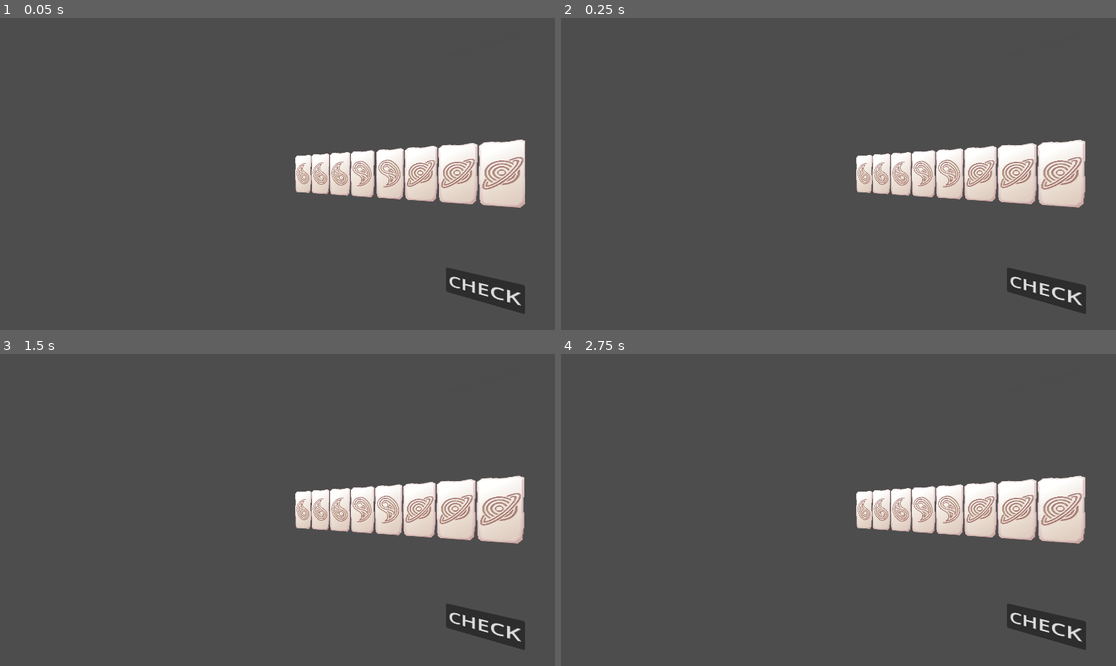
Above: before the commit, frames 1-4 (two rows, left to right).
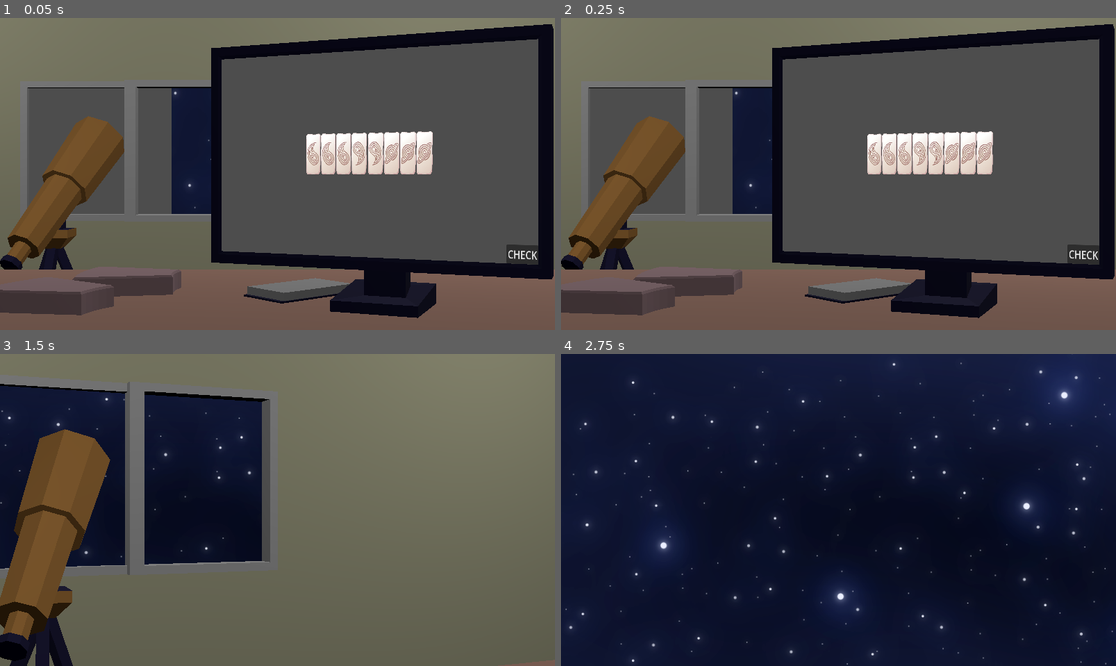
Above: after the commit, the same moments.

Repository: Wendfrey/minijam_210_astral
Game: Godot game, scene res://Scenes/Nivel.tscn
Same seed, same stepped clock (60 frames per second), same inputs: the game is played once before the commit and once after it. This scene is started directly instead of the project's main scene.
Inputs (mouse positions are in pixels of both pictures, inside the frame that each line leads up to):
- Up to frame 1 (0.05 s): no input
- Up to frame 2 (0.25 s): no input
- Up to frame 3 (1.5 s): click (116, 485) at 0.52 s; move the mouse to (399, 494) at 1.27 s; click (399, 494) at 1.42 s
- Up to frame 4 (2.75 s): drag from (727, 525) to (810, 572) at 2.02 s

The runs differ from the first frame. In frame 1, 57% of the frame differs, in the area x 0-100%, y 0-100%; in frame 2, 57%; in frame 3, 74%; in frame 4, 100%.

Commit message:
agregando cielo nocturno

Diff:
--- a/minijam-210-astral/Scenes/Nivel.tscn
+++ b/minijam-210-astral/Scenes/Nivel.tscn
@@ -1,12 +1,16 @@
 [gd_scene format=3 uid="uid://bgirc837weahm"]
 
-[ext_resource type="Script" uid="uid://dp4el8r0ad4ik" path="res://Scenes/test.gd" id="1_cxw1l"]
+[ext_resource type="Script" uid="uid://dp4el8r0ad4ik" path="res://Scenes/interact.gd" id="1_cxw1l"]
 [ext_resource type="PackedScene" uid="uid://csjyu5taxo1po" path="res://test_world.tscn" id="1_neig4"]
+[ext_resource type="PackedScene" uid="uid://cxqlpip4dl8pm" path="res://assets/models/level.fbx" id="3_pvqg1"]
+[ext_resource type="Script" uid="uid://d2jihk5atxub7" path="res://scripts/LevelCameraControls.gd" id="4_c7umo"]
+[ext_resource type="Texture2D" uid="uid://duhyj44dwll5s" path="res://assets/img/stars.png" id="5_mr7q5"]
 
 [sub_resource type="QuadMesh" id="QuadMesh_neig4"]
+size = Vector2(1.4, 0.89)
 
 [sub_resource type="ViewportTexture" id="ViewportTexture_neig4"]
-viewport_path = NodePath("Node3D/SubViewport")
+viewport_path = NodePath("level/Monitor/MonitorScreen/Screen/SubViewport")
 
 [sub_resource type="StandardMaterial3D" id="StandardMaterial3D_cxw1l"]
 resource_local_to_scene = true
@@ -14,34 +18,208 @@
 albedo_texture = SubResource("ViewportTexture_neig4")
 
 [sub_resource type="BoxShape3D" id="BoxShape3D_neig4"]
-size = Vector3(1, 1, 0.02279663)
+size = Vector3(1.4, 0.9, 0.02)
+
+[sub_resource type="StyleBoxEmpty" id="StyleBoxEmpty_pvqg1"]
+
+[sub_resource type="StyleBoxFlat" id="StyleBoxFlat_pvqg1"]
+bg_color = Color(1, 1, 1, 0.11764706)
+
+[sub_resource type="Animation" id="Animation_pvqg1"]
+length = 0.001
+tracks/0/type = "value"
+tracks/0/imported = false
+tracks/0/enabled = true
+tracks/0/path = NodePath(".:position")
+tracks/0/interp = 1
+tracks/0/loop_wrap = true
+tracks/0/keys = {
+"times": PackedFloat32Array(0),
+"transitions": PackedFloat32Array(1),
+"update": 0,
+"values": [Vector3(-3.9988952, 0.6294259, 0.029661193)]
+}
+tracks/1/type = "value"
+tracks/1/imported = false
+tracks/1/enabled = true
+tracks/1/path = NodePath(".:rotation")
+tracks/1/interp = 1
+tracks/1/loop_wrap = true
+tracks/1/keys = {
+"times": PackedFloat32Array(0),
+"transitions": PackedFloat32Array(1),
+"update": 0,
+"values": [Vector3(4.3711385e-08, -1.5707965, -3.552714e-15)]
+}
+tracks/2/type = "value"
+tracks/2/imported = false
+tracks/2/enabled = true
+tracks/2/path = NodePath("../../CanvasLayer/Button:visible")
+tracks/2/interp = 1
+tracks/2/loop_wrap = true
+tracks/2/keys = {
+"times": PackedFloat32Array(0),
+"transitions": PackedFloat32Array(1),
+"update": 1,
+"values": [true]
+}
+
+[sub_resource type="Animation" id="Animation_mr7q5"]
+resource_name = "ToWindow"
+length = 2.1
+tracks/0/type = "value"
+tracks/0/imported = false
+tracks/0/enabled = true
+tracks/0/path = NodePath(".:rotation")
+tracks/0/interp = 2
+tracks/0/loop_wrap = true
+tracks/0/keys = {
+"times": PackedFloat32Array(0, 0.7, 1.4, 2.1),
+"transitions": PackedFloat32Array(1, 1, 1, 1),
+"update": 0,
+"values": [Vector3(4.3711385e-08, -1.5707965, -3.552714e-15), Vector3(0, -2.0542526, 0), Vector3(4.3711392e-08, -1.6036177, -3.5527145e-15), Vector3(0, -1.813397, 0)]
+}
+tracks/1/type = "value"
+tracks/1/imported = false
+tracks/1/enabled = true
+tracks/1/path = NodePath(".:position")
+tracks/1/interp = 2
+tracks/1/loop_wrap = true
+tracks/1/keys = {
+"times": PackedFloat32Array(0, 0.7, 1.4, 2.1),
+"transitions": PackedFloat32Array(1, 1, 1, 1),
+"update": 0,
+"values": [Vector3(-3.999, 0.62, 0.03), Vector3(-2.331, 0.62, -3.576), Vector3(1.4691622, 0.62, -1.3546876), Vector3(3.936, 0.605, -1.51)]
+}
+tracks/2/type = "value"
+tracks/2/imported = false
+tracks/2/enabled = true
+tracks/2/path = NodePath("../../CanvasLayer/Button:visible")
+tracks/2/interp = 1
+tracks/2/loop_wrap = true
+tracks/2/keys = {
+"times": PackedFloat32Array(0, 3),
+"transitions": PackedFloat32Array(1, 1),
+"update": 1,
+"values": [false, false]
+}
+
+[sub_resource type="Animation" id="Animation_c7umo"]
+resource_name = "idle"
+length = 10.0
+loop_mode = 1
+tracks/0/type = "value"
+tracks/0/imported = false
+tracks/0/enabled = true
+tracks/0/path = NodePath(".:position")
+tracks/0/interp = 1
+tracks/0/loop_wrap = true
+tracks/0/keys = {
+"times": PackedFloat32Array(0, 5, 10),
+"transitions": PackedFloat32Array(-2, -2, 1),
+"update": 0,
+"values": [Vector3(-3.999, 0.62, 0.03), Vector3(-3.999, 0.65, 0.03), Vector3(-3.999, 0.62, 0.03)]
+}
+tracks/1/type = "value"
+tracks/1/imported = false
+tracks/1/enabled = true
+tracks/1/path = NodePath(".:rotation")
+tracks/1/interp = 1
+tracks/1/loop_wrap = true
+tracks/1/keys = {
+"times": PackedFloat32Array(0, 5, 10),
+"transitions": PackedFloat32Array(-2, -2, 1),
+"update": 0,
+"values": [Vector3(4.3711385e-08, -1.5707965, -3.552714e-15), Vector3(-0.0052359877, -1.5707964, 0), Vector3(4.3711385e-08, -1.5707965, -3.552714e-15)]
+}
+tracks/2/type = "value"
+tracks/2/imported = false
+tracks/2/enabled = true
+tracks/2/path = NodePath("../../CanvasLayer/Button:visible")
+tracks/2/interp = 1
+tracks/2/loop_wrap = true
+tracks/2/keys = {
+"times": PackedFloat32Array(0, 10),
+"transitions": PackedFloat32Array(1, 1),
+"update": 1,
+"values": [true, true]
+}
+
+[sub_resource type="AnimationLibrary" id="AnimationLibrary_mr7q5"]
+_data = {
+&"RESET": SubResource("Animation_pvqg1"),
+&"ToWindow": SubResource("Animation_mr7q5"),
+&"idle": SubResource("Animation_c7umo")
+}
 
 [node name="Nivel" type="Node3D" unique_id=402974667]
 process_mode = 3
 
-[node name="Node3D" type="Node3D" parent="." unique_id=1009633693]
+[node name="level" parent="." unique_id=1305496534 instance=ExtResource("3_pvqg1")]
+
+[node name="Light" parent="level" index="0" unique_id=1610710960]
+light_energy = 1.0
+
+[node name="Camera" parent="level" index="1" unique_id=1537428218]
+transform = Transform3D(-1.6292068e-07, -4.3711385e-08, -1, -3.552714e-15, 1, -4.3711385e-08, 1, -3.5687747e-15, -1.6292068e-07, -3.9988952, 0.6294259, 0.029661193)
+far = 4000.0
+
+[node name="Screen" type="Node3D" parent="level/Monitor/MonitorScreen" parent_id_path=PackedInt32Array(1305496534, 834958671) index="0" unique_id=1009633693]
+transform = Transform3D(0, -4.3711396e-10, -0.010000002, -0.010000002, -4.371139e-10, 0, -4.371139e-10, 0.010000001, -4.371139e-10, -0.004, 0, 0)
 script = ExtResource("1_cxw1l")
 
-[node name="SubViewport" type="SubViewport" parent="Node3D" unique_id=790904964]
+[node name="SubViewport" type="SubViewport" parent="level/Monitor/MonitorScreen/Screen" unique_id=790904964]
 physics_object_picking = true
 gui_embed_subwindows = true
+size = Vector2i(1280, 620)
 render_target_update_mode = 4
 
-[node name="TestWorld" parent="Node3D/SubViewport" unique_id=140087252 instance=ExtResource("1_neig4")]
+[node name="TestWorld" parent="level/Monitor/MonitorScreen/Screen/SubViewport" unique_id=140087252 instance=ExtResource("1_neig4")]
 mouse_filter = 1
 
-[node name="Quad" type="MeshInstance3D" parent="Node3D" unique_id=1153445317]
-transform = Transform3D(0.76304066, 0, -0.64635056, 0, 1, 0, 0.64635056, 0, 0.76304066, 0, 0, 0)
+[node name="Quad" type="MeshInstance3D" parent="level/Monitor/MonitorScreen/Screen" unique_id=1153445317]
+transform = Transform3D(1, 0, 0, 0, 1, 0, 0, 0, 1, 0, 0, 0.045)
 mesh = SubResource("QuadMesh_neig4")
 surface_material_override/0 = SubResource("StandardMaterial3D_cxw1l")
 
-[node name="Area3D" type="Area3D" parent="Node3D/Quad" unique_id=33247490]
+[node name="Area3D" type="Area3D" parent="level/Monitor/MonitorScreen/Screen/Quad" unique_id=33247490]
 collision_layer = 2
 input_capture_on_drag = true
 
-[node name="CollisionShape3D" type="CollisionShape3D" parent="Node3D/Quad/Area3D" unique_id=460029618]
+[node name="CollisionShape3D" type="CollisionShape3D" parent="level/Monitor/MonitorScreen/Screen/Quad/Area3D" unique_id=460029618]
 transform = Transform3D(1, 0, 2.9802322e-08, 0, 1, 0, -2.9802322e-08, 0, 1, -5.2910764e-08, 0, 0.0018463049)
 shape = SubResource("BoxShape3D_neig4")
 
-[node name="Camera3D" type="Camera3D" parent="." unique_id=2101582732]
-transform = Transform3D(1, 0, 0, 0, 1, 0, 0, 0, 1, -0.50033414, 0, 1.046984)
+[node name="Light_001" parent="level" index="9" unique_id=1480958580]
+light_energy = 1.0
+
+[node name="Light_002" parent="level" index="11" unique_id=1846087645]
+light_energy = 1.0
+
+[node name="CanvasLayer" type="CanvasLayer" parent="." unique_id=1477955772 node_paths=PackedStringArray("CameraAnimation")]
+script = ExtResource("4_c7umo")
+CameraAnimation = NodePath("../CameraAnimation")
+
+[node name="Button" type="Button" parent="CanvasLayer" unique_id=71538219]
+anchors_preset = 15
+anchor_right = 1.0
+anchor_bottom = 1.0
+offset_left = 43.0
+offset_top = 128.0
+offset_right = -711.0
+offset_bottom = -229.0
+theme_override_styles/normal = SubResource("StyleBoxEmpty_pvqg1")
+theme_override_styles/hover = SubResource("StyleBoxFlat_pvqg1")
+
+[node name="CameraAnimation" type="AnimationPlayer" parent="." unique_id=740294400]
+root_node = NodePath("../level/Camera")
+libraries/ = SubResource("AnimationLibrary_mr7q5")
+autoplay = &"idle"
+
+[node name="Sprite3D" type="Sprite3D" parent="." unique_id=857243428]
+transform = Transform3D(-23.293716, 0, -86.93333, 0, -90, 0, 86.93333, 0, -23.293716, 2000, 0, 561.259)
+texture = ExtResource("5_mr7q5")
+
+[connection signal="pressed" from="CanvasLayer/Button" to="CanvasLayer" method="_on_button_pressed"]
+
+[editable path="level"]
--- /dev/null
+++ b/minijam-210-astral/Scenes/interact.gd
@@ -0,0 +1,138 @@
+extends Node3D
+
+
+## Used for checking if the mouse is inside the Area3D.
+var is_mouse_inside: bool = false
+
+## The last processed input touch/mouse event. Used to calculate relative movement.
+var last_event_pos2D := Vector2()
+
+## The time of the last event in seconds since engine start.
+var last_event_time := -1.0
+
+@onready var node_viewport: SubViewport = $SubViewport
+@onready var node_quad: MeshInstance3D = $Quad
+@onready var node_area: Area3D = $Quad/Area3D
+
+
+func _ready() -> void:
+	node_area.mouse_entered.connect(_mouse_entered_area)
+	node_area.mouse_exited.connect(_mouse_exited_area)
+	node_area.input_event.connect(_mouse_input_event)
+
+	# If the material is NOT set to use billboard settings, then avoid running billboard specific code
+	if node_quad.get_surface_override_material(0).billboard_mode == BaseMaterial3D.BillboardMode.BILLBOARD_DISABLED:
+		set_process(false)
+
+
+func _process(_delta: float) -> void:
+	# NOTE: Remove this function if you don't plan on using billboard settings.
+	rotate_area_to_billboard()
+
+
+func _mouse_entered_area() -> void:
+	is_mouse_inside = true
+	# Notify the viewport that the mouse is now hovering it.
+	node_viewport.notification(NOTIFICATION_VP_MOUSE_ENTER)
+
+
+func _mouse_exited_area() -> void:
+	# Notify the viewport that the mouse is no longer hovering it.
+	node_viewport.notification(NOTIFICATION_VP_MOUSE_EXIT)
+	is_mouse_inside = false
+
+
+func _unhandled_input(input_event: InputEvent) -> void:
+	# Check if the event is a non-mouse/non-touch event
+	for mouse_event in [InputEventMouseButton, InputEventMouseMotion, InputEventScreenDrag, InputEventScreenTouch]:
+		if is_instance_of(input_event, mouse_event):
+			# If the event is a mouse/touch event, then we can ignore it here, because it will be
+			# handled via Physics Picking.
+			return
+	node_viewport.push_input(input_event)
+
+
+func _mouse_input_event(_camera: Camera3D, input_event: InputEvent, event_position: Vector3, _normal: Vector3, _shape_idx: int) -> void:
+	# Get mesh size to detect edges and make conversions. This code only supports PlaneMesh and QuadMesh.
+	var quad_mesh_size: Vector2 = node_quad.mesh.size
+
+	# Event position in Area3D in world coordinate space.
+	var event_pos3D := event_position
+
+	# Current time in seconds since engine start.
+	var now := Time.get_ticks_msec() / 1000.0
+
+	# Convert position to a coordinate space relative to the Area3D node.
+	# NOTE: `affine_inverse()` accounts for the Area3D node's scale, rotation, and position in the scene!
+	event_pos3D = node_quad.global_transform.affine_inverse() * event_pos3D
+
+	# TODO: Adapt to bilboard mode or avoid completely.
+
+	var event_pos2D := Vector2()
+
+	if is_mouse_inside:
+		# Convert the relative event position from 3D to 2D.
+		event_pos2D = Vector2(event_pos3D.x, -event_pos3D.y)
+
+		# Right now the event position's range is the following: (-quad_size/2) -> (quad_size/2)
+		# We need to convert it into the following range: -0.5 -> 0.5
+		event_pos2D.x = event_pos2D.x / quad_mesh_size.x
+		event_pos2D.y = event_pos2D.y / quad_mesh_size.y
+		# Then we need to convert it into the following range: 0 -> 1
+		event_pos2D.x += 0.5
+		event_pos2D.y += 0.5
+
+		# Finally, we convert the position to the following range: 0 -> viewport.size
+		event_pos2D.x *= node_viewport.size.x
+		event_pos2D.y *= node_viewport.size.y
+		# We need to do these conversions so the event's position is in the viewport's coordinate system.
+
+	elif last_event_pos2D != null:
+		# Fall back to the last known event position.
+		event_pos2D = last_event_pos2D
+
+	# Set the event's position and global position.
+	input_event.position = event_pos2D
+	if input_event is InputEventMouse:
+		input_event.global_position = event_pos2D
+
+	# Calculate the relative event distance.
+	if input_event is InputEventMouseMotion or input_event is InputEventScreenDrag:
+		# If there is not a stored previous position, then we'll assume there is no relative motion.
+		if last_event_pos2D == null:
+			input_event.relative = Vector2(0, 0)
+		# If there is a stored previous position, then we'll calculate the relative position by subtracting
+		# the previous position from the new position. This will give us the distance the event traveled from prev_pos.
+		else:
+			input_event.relative = event_pos2D - last_event_pos2D
+			input_event.velocity = input_event.relative / (now - last_event_time)
+
+	# Update last_event_pos2D with the position we just calculated.
+	last_event_pos2D = event_pos2D
+
+	# Update last_event_time to current time.
+	last_event_time = now
+
+	# Finally, send the processed input event to the viewport.
+	node_viewport.push_input(input_event)
+
+
+func rotate_area_to_billboard() -> void:
+	var billboard_mode: BaseMaterial3D.BillboardMode = node_quad.get_surface_override_material(0).billboard_mode
+
+	# Try to match the area with the material's billboard setting, if enabled.
+	if billboard_mode > 0:
+		# Get the camera.
+		var camera := get_viewport().get_camera_3d()
+		# Look in the same direction as the camera.
+		var look := camera.to_global(Vector3(0, 0, -100)) - camera.global_transform.origin
+		look = node_area.position + look
+
+		# Y-Billboard: Lock Y rotation, but gives bad results if the camera is tilted.
+		if billboard_mode == 2:
+			look = Vector3(look.x, 0, look.z)
+
+		node_area.look_at(look, Vector3.UP)
+
+		# Rotate in the Z axis to compensate camera tilt.
+		node_area.rotate_object_local(Vector3.BACK, camera.rotation.z)
--- /dev/null
+++ b/minijam-210-astral/scripts/LevelCameraControls.gd
@@ -0,0 +1,9 @@
+extends CanvasLayer;
+
+
+@export var CameraAnimation: AnimationPlayer
+
+
+func _on_button_pressed():
+	CameraAnimation.play("ToWindow")
+	pass # Replace with function body.
Not shown, added: minijam-210-astral/Scenes/interact.gd.uid
Binary file added: minijam-210-astral/assets/img/stars.png
Not shown, added: minijam-210-astral/assets/img/stars.png.import
Binary file added: minijam-210-astral/assets/models/level.fbx
Not shown, added: minijam-210-astral/assets/models/level.fbx.import
Not shown, added: minijam-210-astral/scripts/LevelCameraControls.gd.uid
Not shown, added: media/level.blend
Not shown, changed: media/menu01.blend
Not shown, added: media/stars.kra
